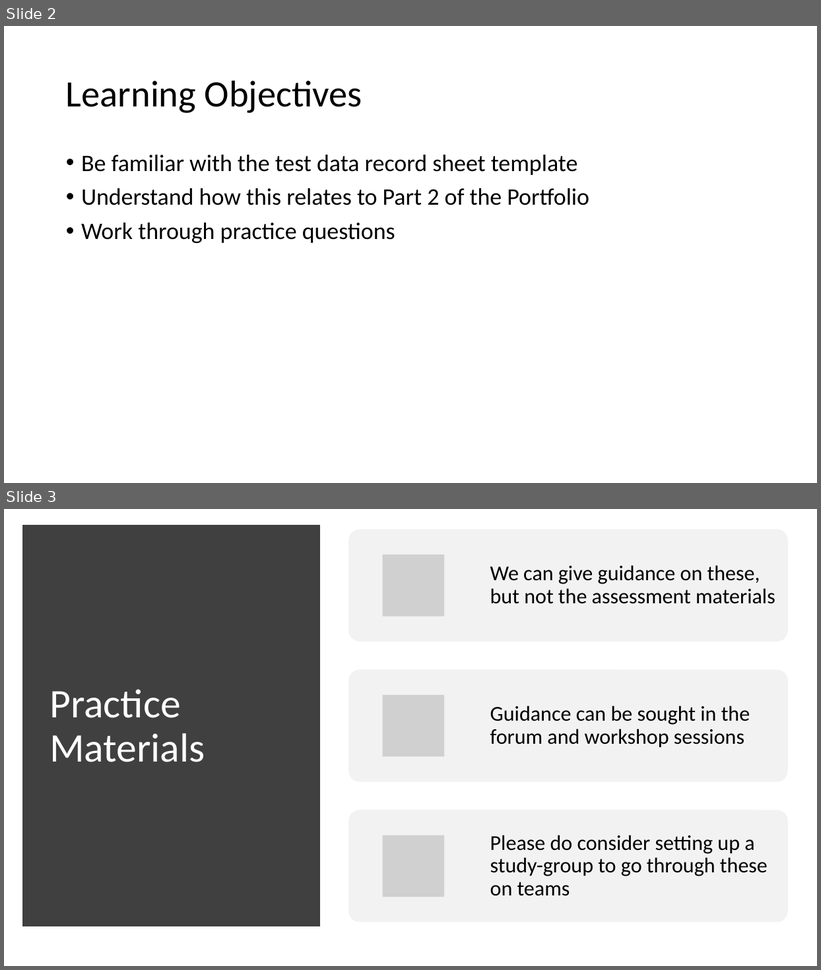
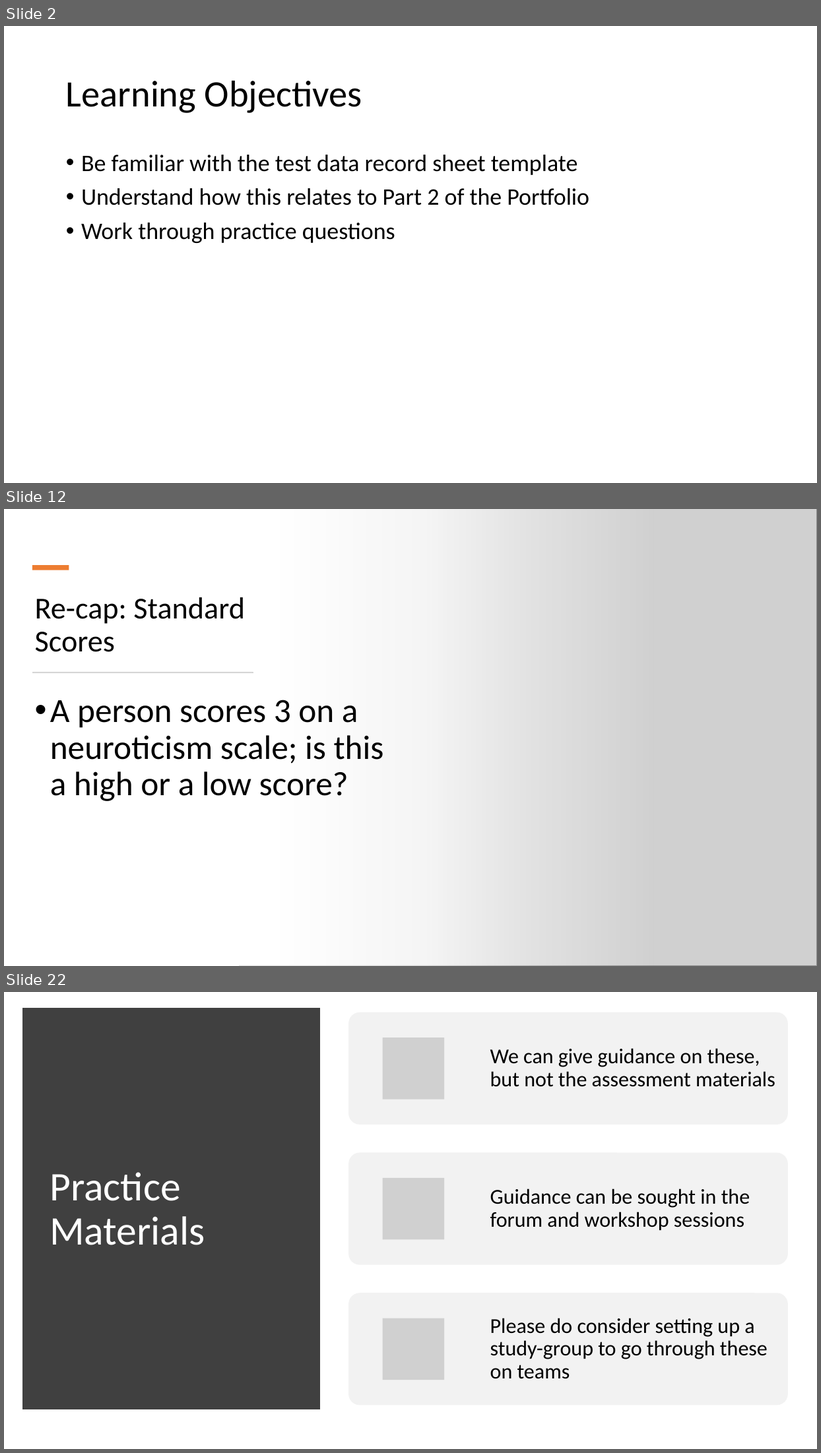
Before and after one commit to OliJimbo/Student_Materials, a slide deck: Week 6/Workshop_Materials/Week 6 Workshop.pptx. Shown one above the other, each under a label of ours: slides 2 and 3 before the commit, slides 2, 12 and 22 after it; the slides between them are not shown. The pictures are 821x970 and 821x1453 pixels, drawn with LibreOffice and Linux fonts; fonts in the diff are those of the drawing; grey boxes stand for pictures. Boxes give left, top, right and bottom in pixels: in the first picture for what was removed or moved away, otherwise in the second. Text is boxed around its words. In the diff, an @@ line names an element or a change of style, - is before the commit and + after.

```diff
--- a/Week 6/Workshop_Materials/Week 6 Workshop.pptx
+++ b/Week 6/Workshop_Materials/Week 6 Workshop.pptx
@@ slide 12 added at box(4, 509, 817, 966), background #FFFFFF @@
@@ rectangle added at box(4, 509, 655, 966), fill gradient #FFFFFF @@
@@ picture added at box(239, 509, 817, 966) @@
@@ rectangle added at box(32, 565, 69, 570), fill #ED7D31 @@
@@ title added at box(35, 597, 245, 652), 36 pt, text #000000 @@
+Re-cap: Standard Scores
@@ rectangle added at box(32, 672, 253, 673), fill #D5D5D5, outline #D5D5D5 0.25 pt @@
@@ text added at box(50, 700, 384, 801), 40 pt, text #000000 @@
+• A person scores 3 on a neuroticism scale; is this a high or a low score?
@@ what was slide 3 is now slide 22 @@
```
Also in this commit, not shown: 1 slide changed, 20 other slides added, 1 other file.
